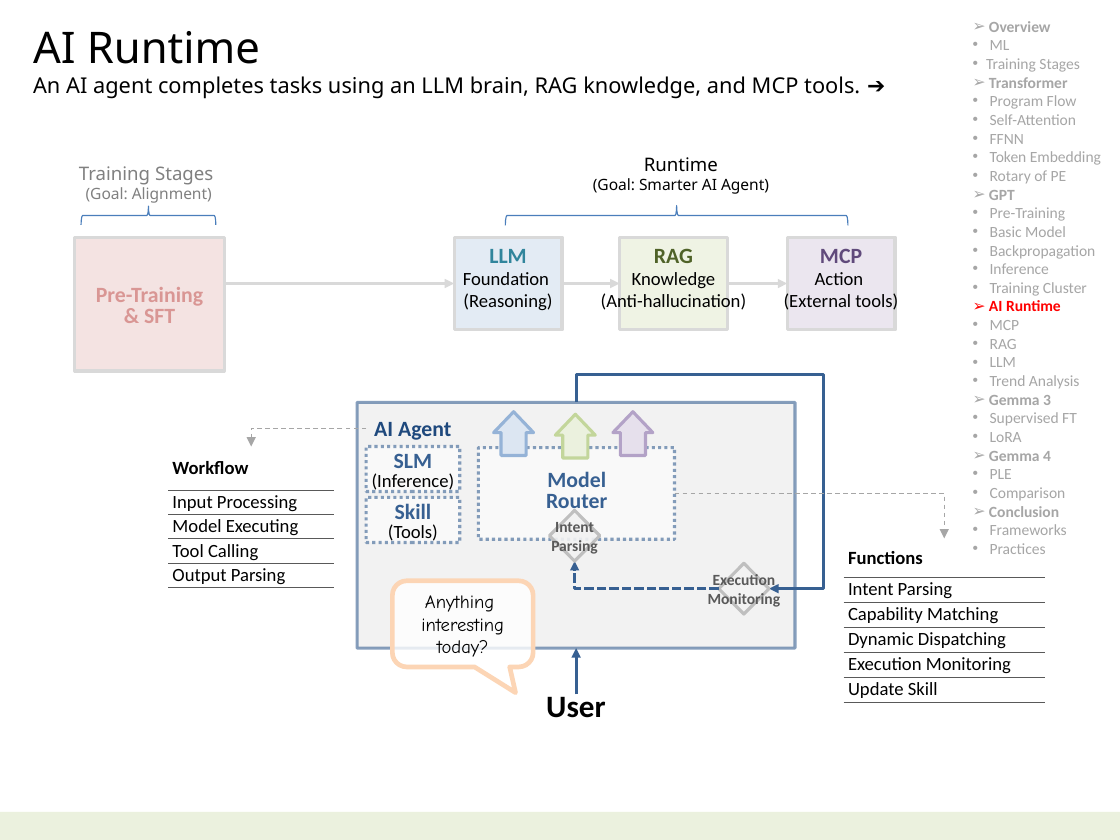
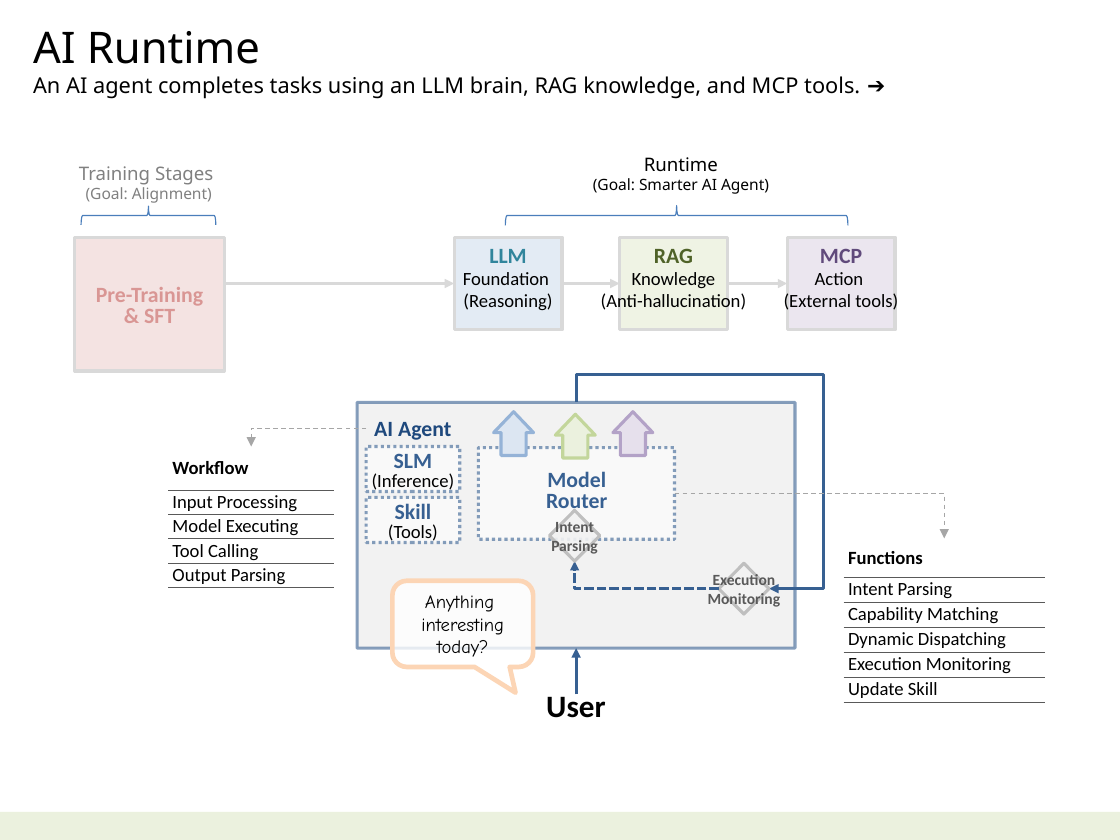
Before and after one commit to navibator/crazy-ai, a slide deck: slide 3 of ai-gemma.pptx. Drawn at 1120x840 pixels with LibreOffice and Linux fonts; fonts in the diff are those of the drawing. Boxes give left, top, right and bottom in pixels: in the first picture for what was removed or moved away, otherwise in the second. Text is boxed around its words. In the diff, an @@ line names an element or a change of style, - is before the commit and + after.

```diff
--- a/ai-gemma.pptx
+++ b/ai-gemma.pptx
@@ text removed at (986,21,1101,554) @@
-➢ Overview
-      • ML
-    • Training Stages
-➢ Transformer
-    • Program Flow
-    • Self-Attention
-    • FFNN
-    • Token Embedding
-    • Rotary of PE
-➢ GPT
-    • Pre-Training
-    • Basic Model
-    • Backpropagation
-    • Inference
-    • Training Cluster
-➢ AI Runtime
-    • MCP
-    • RAG
-    • LLM
-    • Trend Analysis
-➢ Gemma 3
-    • Supervised FT
-    • LoRA
-➢ Gemma 4
-    • PLE
-    • Comparison
-➢ Conclusion
-    • Frameworks
-    • Practices
```
Also in this commit, not shown: 4 other slides changed, 3 slides added, 4 slides removed, 1 other file.
